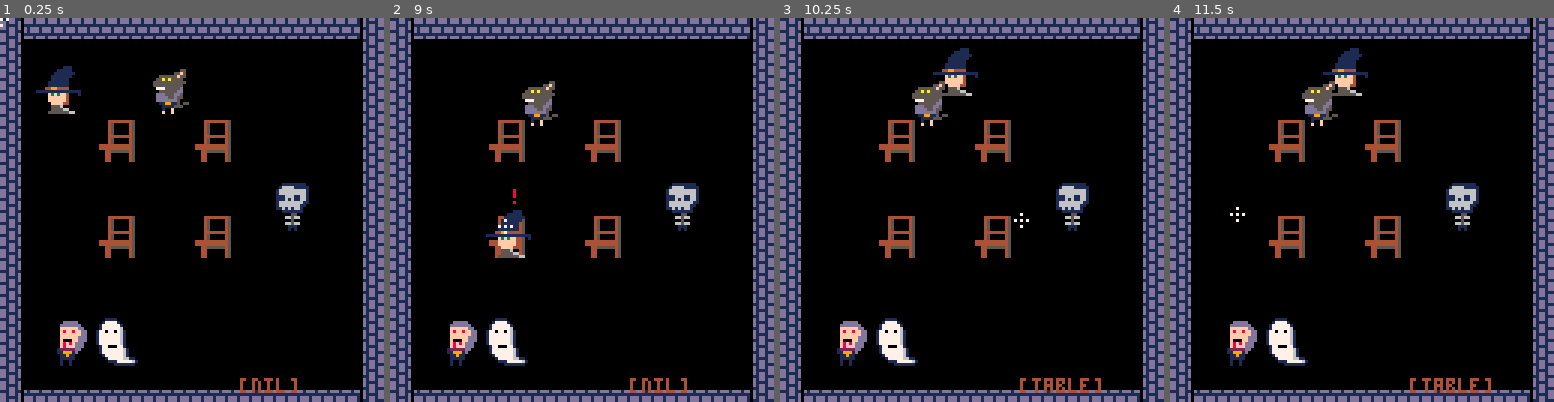
Above: before the commit, frames 1-4 (left to right).
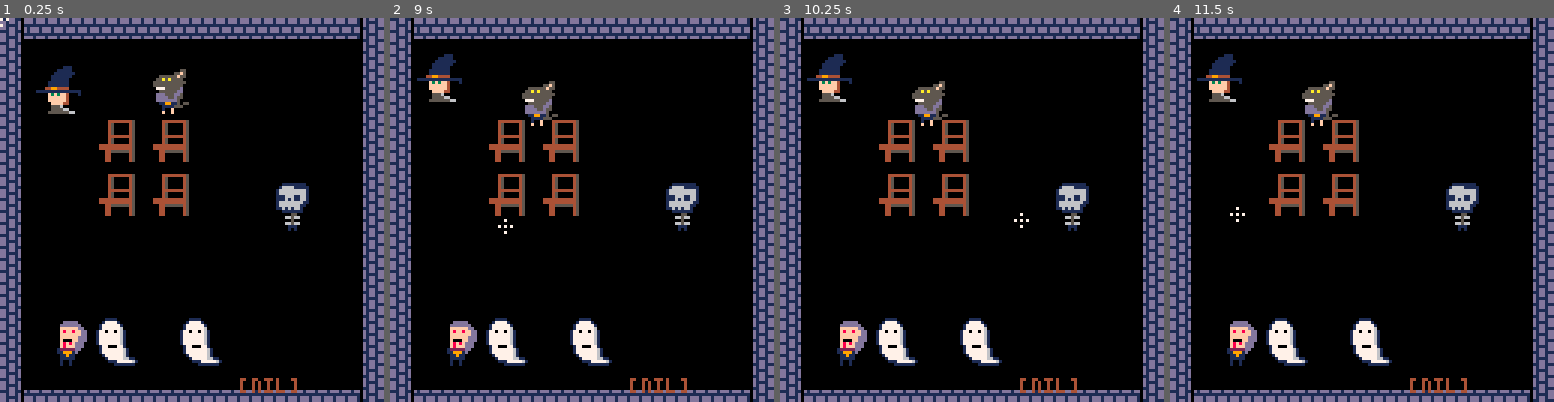
Above: after the commit, the same moments.

Repository: Mastoast/LDjam54
Game: PICO-8 cartridge ld54.p8
Same seed, same stepped clock (60 frames per second), same inputs: the game is played once before the commit and once after it.
Inputs (mouse positions are in pixels of both pictures, inside the frame that each line leads up to):
- Up to frame 1 (0.25 s): no input
- Up to frame 2 (9 s): tap O (Z key) at 0.33, 0.7, 1.43, 2.22, 3.1, 3.98, 4.87, 5.75, 6.63, 7.52, 8.4 s; click (459, 121) at 0.67 s; tap X (X key) at 1.07, 2.07, 2.4, 2.73, 3.07, 3.4, 3.73, 4.07, 4.4, 4.73, 5.07, 5.4, 5.73, 6.07, 6.4, 6.73, 7.07, 7.4, 7.73, 8.07, 8.4, 8.73 s; click (520, 267) at 1.22 s; click (585, 114) at 1.77 s; click (647, 259) at 2.32 s; click (712, 106) at 2.87 s; click (474, 256) at 3.42 s; click (535, 102) at 3.97 s; click (601, 248) at 4.52 s; click (662, 94) at 5.07 s; click (727, 244) at 5.62 s; click (489, 90) at 6.17 s; click (551, 236) at 6.72 s; click (616, 83) at 7.27 s; click (678, 229) at 7.82 s; click (439, 79) at 8.37 s; click (505, 225) at 8.92 s
- Up to frame 3 (10.25 s): tap X (X key) every 0.33 s from 9.07 to 10.07 s; tap O (Z key) at 9.28, 10.17 s; click (956, 71) at 9.47 s; click (1018, 217) at 10.02 s
- Up to frame 4 (11.5 s): tap X (X key) every 0.33 s from 10.4 to 11.4 s; click (1473, 64) at 10.57 s; tap O (Z key) at 11.05 s; click (1235, 213) at 11.12 s

The runs differ from the first frame. In frame 1, 4.1% of the frame differs, in the area x 25-61%, y 26-91%; in frame 2, 5.1%; in frame 3, 5.7%, in the area x 7-84%, y 7-98%; in frame 4, 5.7%.

Commit message:
More fixes

Diff:
--- a/ld54.p8
+++ b/ld54.p8
@@ -4,6 +4,11 @@
 #include object.lua
 #include objects.lua
 #include main.lua
+
+--[[
+    TODO
+    reset target if touch walls
+]]
 
 --❎🅾️⬆️⬇️⬅️➡️
 --█▥░➡️⧗▤⬆️☉🅾️◆
--- a/main.lua
+++ b/main.lua
@@ -24,9 +24,10 @@
     --
     create(chair, 32, 32)
     create(ghost, 32, 100)
-    create(chair, 64, 32)
-    create(chair, 32, 64)
-    create(chair, 64, 64)
+    create(ghost, 60, 100)
+    create(chair, 50, 32)
+    create(chair, 32, 50)
+    create(chair, 50, 50)
     create(skeleton, 90, 55)
     create(vampire, 16, 100)
     create(wolf, 48, 16)
@@ -90,7 +91,11 @@
 end
 
 function update_solution()
-
+    for o in all(objects) do
+        if o.base.base == monster then
+            o:update_solution()
+        end
+    end
 end
 
 function pickup_target()
@@ -119,9 +124,7 @@
                     o.user = target
                     target.chair = o
                     target.x, target.y = o.x, o.y
-                    target, target_x, target_y = nil, nil, nil
-                    target_chair = nil
-                    target = nil
+                    target, target_x, target_y, target_chair = nil
                     break
                 else
                     reset_target()
@@ -131,7 +134,7 @@
             end
         end
     end
-    target = nil
+    target, target_x, target_y, target_chair = nil
 end
 
 function reset_target()
@@ -142,8 +145,7 @@
         target.chair.user = target
     end
     target.picked = false
-    target, target_x, target_y = nil, nil, nil
-    target_chair = nil
+    target, target_x, target_y, target_chair = nil
 end
 
 function _draw()
--- a/objects.lua
+++ b/objects.lua
@@ -20,6 +20,7 @@
 monster.radius = 20
 monster.chair = nil
 monster.is_happy = false
+function monster.update_solution(self) end
 
 function monster.update(self)
 
